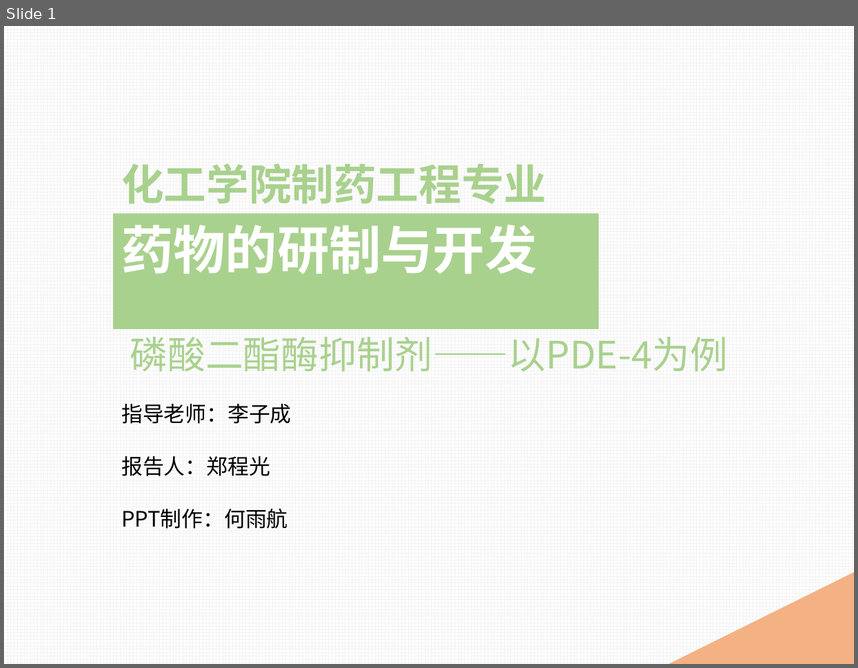
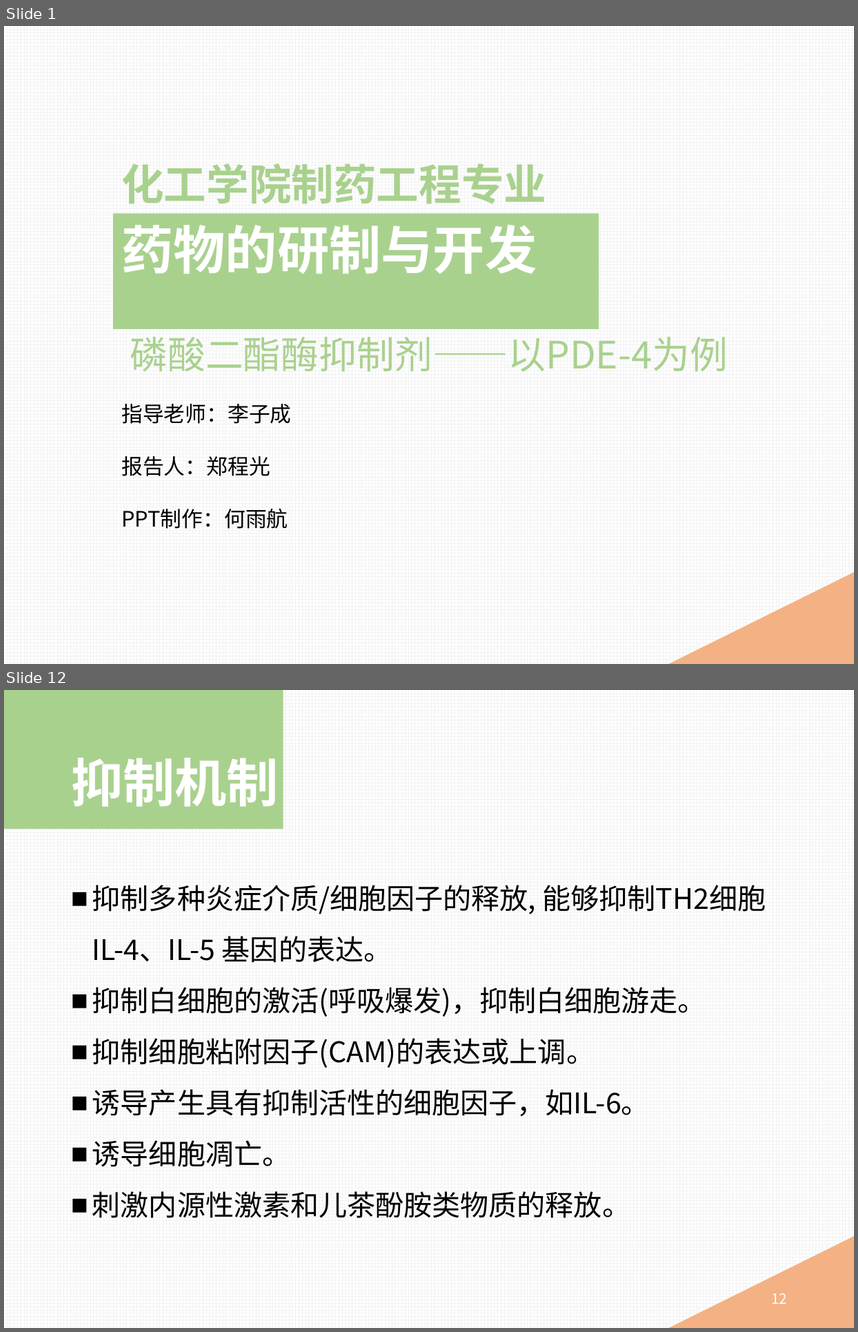
Before and after one commit to mingyong/Project-PDE, a slide deck: 磷酸二酯酶抑制剂.pptx. Shown one above the other, each under a label of ours: slide 1 before the commit, slides 1 and 12 after it; the slides between them are not shown. The pictures are 858x668 and 858x1332 pixels, drawn with LibreOffice and Linux fonts; fonts in the diff are those of the drawing. Boxes give left, top, right and bottom in pixels: in the first picture for what was removed or moved away, otherwise in the second. Text is boxed around its words. In the diff, an @@ line names an element or a change of style, - is before the commit and + after.

```diff
--- a/磷酸二酯酶抑制剂.pptx
+++ b/磷酸二酯酶抑制剂.pptx
@@ slide 12 added at (x1=4, y1=690, x2=854, y2=1328), background pattern #F2F2F2 on #FFFFFF @@
@@ rectangle added at (x1=4, y1=690, x2=283, y2=829), fill #A9D18E @@
@@ title added at (x1=71, y1=758, x2=279, y2=807), 44 pt, text #FFFFFF, bold @@
+抑制机制
@@ text added at (x1=92, y1=885, x2=766, y2=1218), 24 pt, text #000000 @@
+■ 抑制多种炎症介质/细胞因子的释放, 能够抑制TH2细胞IL-4、IL-5 基因的表达。
+■ 抑制白细胞的激活(呼吸爆发)，抑制白细胞游走。
+■ 抑制细胞粘附因子(CAM)的表达或上调。
+■ 诱导产生具有抑制活性的细胞因子，如IL-6。
+■ 诱导细胞凋亡。
+■ 刺激内源性激素和儿茶酚胺类物质的释放。
@@ triangle added at (x1=668, y1=1236, x2=854, y2=1328), fill #F4B183 @@
@@ page number added at (x1=771, y1=1293, x2=787, y2=1303), 12 pt, text #FFFFFF @@
+12
```
Also in this commit, not shown: 9 slides changed, 12 other slides added.
